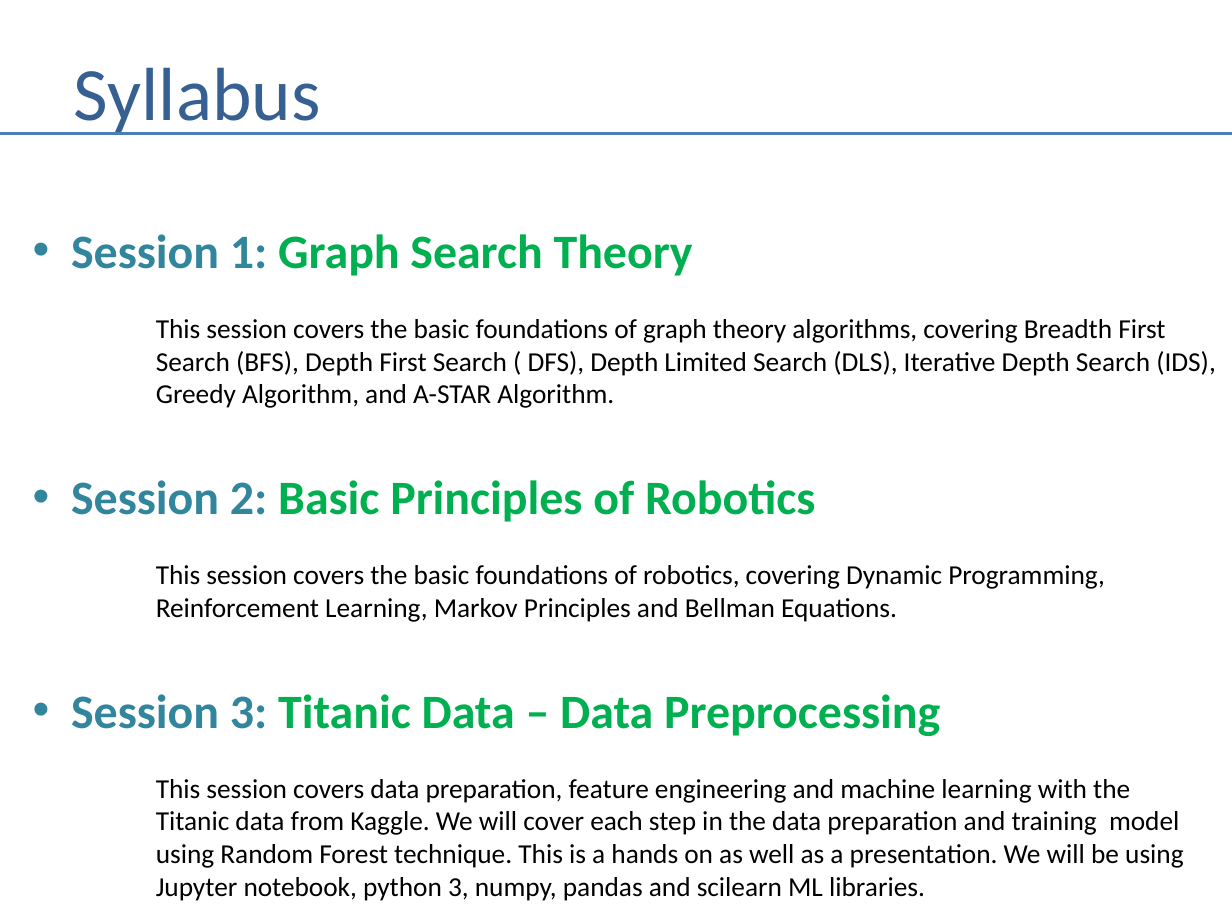
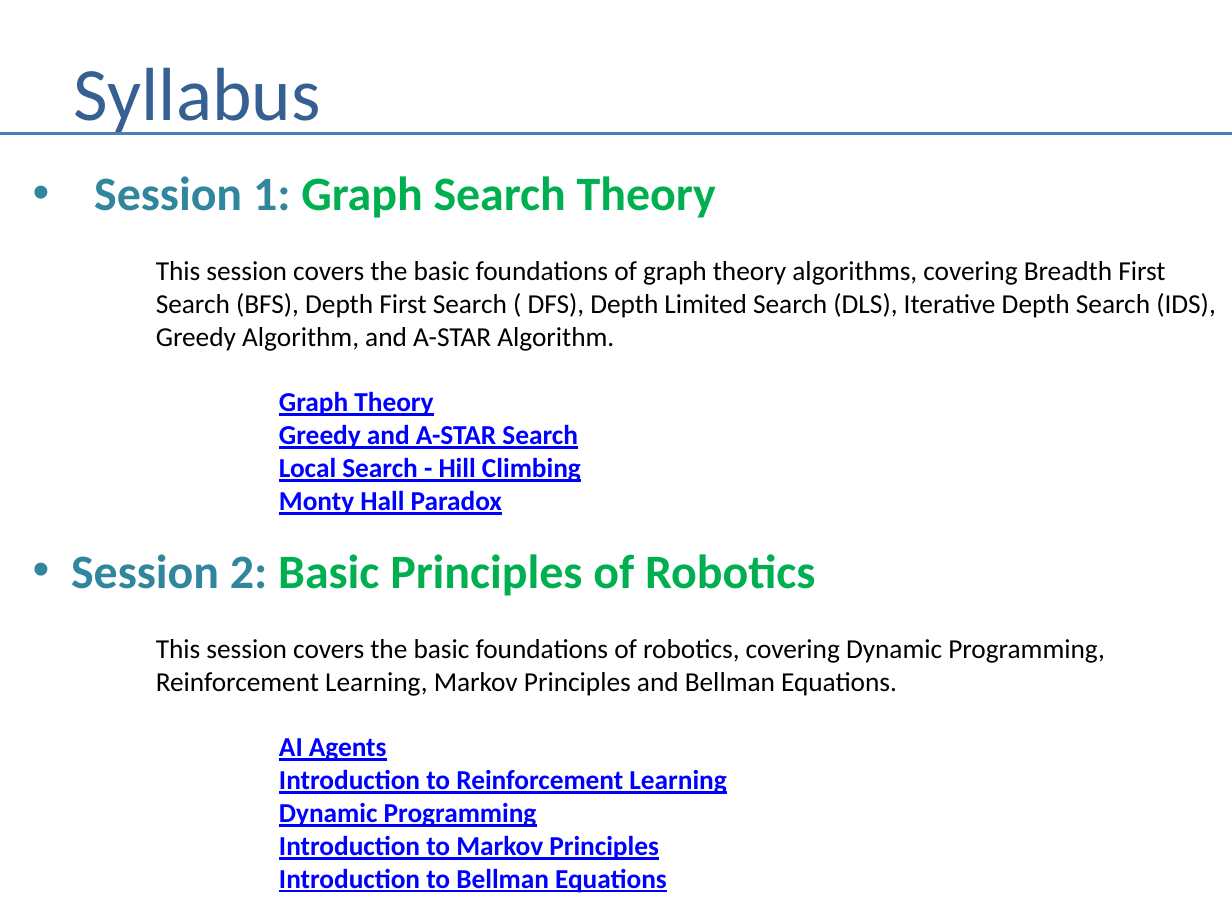
Before and after one commit to andrewferlitsch/Portland-Data-Science-Group, a slide deck: slide 5 of Presentations/AI Training Syllabus.pptx. Drawn at 1232x924 pixels with LibreOffice and Linux fonts; fonts in the diff are those of the drawing. Boxes give left, top, right and bottom in pixels: in the first picture for what was removed or moved away, otherwise in the second. Text is boxed around its words. In the diff, an @@ line names an element or a change of style, - is before the commit and + after.

Commit message:
updates to syllabus

```diff
--- a/Presentations/AI Training Syllabus.pptx
+++ b/Presentations/AI Training Syllabus.pptx
@@ text at (94,176,716,218): indent changed @@
@@ text at (279,391,581,515): paragraphs added @@
+Graph Theory
+Greedy and A-STAR Search
+Local Search - Hill Climbing
+Monty Hall Paradox
@@ text at (279,738,726,893): text changed; text colour #000000 to #0000FF; bold on @@
-• Session 3: Titanic Data – Data Preprocessing
-This session covers data preparation, feature engineering and machine learning with the
-Titanic data from Kaggle. We will cover each step in the data preparation and training model
-using Random Forest technique. This is a hands on as well as a presentation. We will be using
-Jupyter notebook, python 3, numpy, pandas and scilearn ML libraries.
+AI Agents
+Introduction to Reinforcement Learning
+Dynamic Programming
+Introduction to Markov Principles
+Introduction to Bellman Equations
```
Also in this commit, not shown: 4 other slides changed, 1 slide added, 1 other file.
